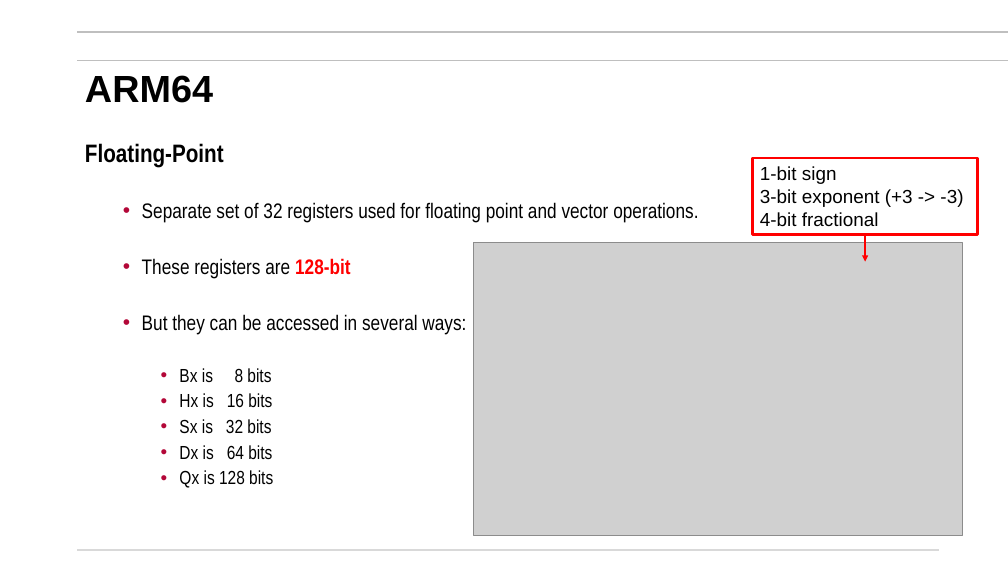
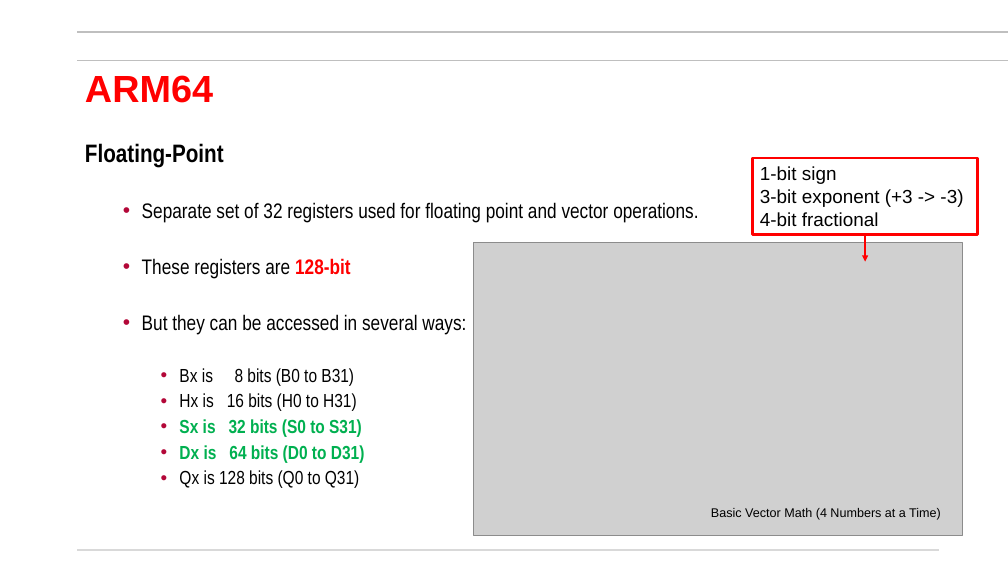
Before and after one commit to mikegrace2/CSEN20-Fall2026-Course-Website, a slide deck: slide 27 of Week10_64bitArmAndFinalPrep/ARM64Bit_V4.pptx (slide 18 before the commit). Drawn at 1008x567 pixels with LibreOffice and Linux fonts; fonts in the diff are those of the drawing; grey boxes stand for pictures; background and template pictures are left out. Boxes give left, top, right and bottom in pixels: in the first picture for what was removed or moved away, otherwise in the second. Text is boxed around its words. In the diff, an @@ line names an element or a change of style, - is before the commit and + after.

```diff
--- a/Week10_64bitArmAndFinalPrep/ARM64Bit_V4.pptx
+++ b/Week10_64bitArmAndFinalPrep/ARM64Bit_V4.pptx
@@ title "ARM64" at [85,75,213,103]: text colour #000000 to #FF0000 @@
@@ text at [179,368,365,488]: text changed @@
-    • Bx is 8 bits
-    • Hx is 16 bits
-    • Sx is 32 bits
-    • Dx is 64 bits
-    • Qx is 128 bits
+    • Bx is 8 bits (B0 to B31)
+    • Hx is 16 bits (H0 to H31)
+    • Sx is 32 bits (S0 to S31)
+    • Dx is 64 bits (D0 to D31)
+    • Qx is 128 bits (Q0 to Q31)
@@ text added at [711,508,941,520], 12 pt, text #000000 @@
+Basic Vector Math (4 Numbers at a Time)
```
Also in this commit, not shown: 9 other slides changed, 12 slides added, 1 slide removed.
